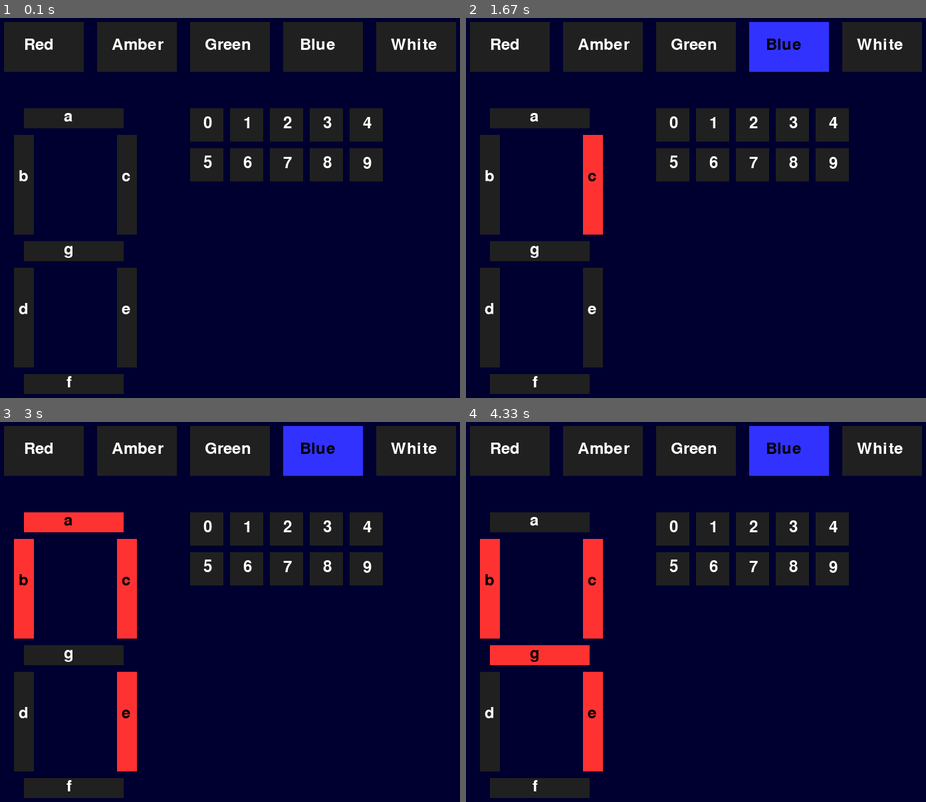
Above: before the commit, frames 1-4 (two rows, left to right).
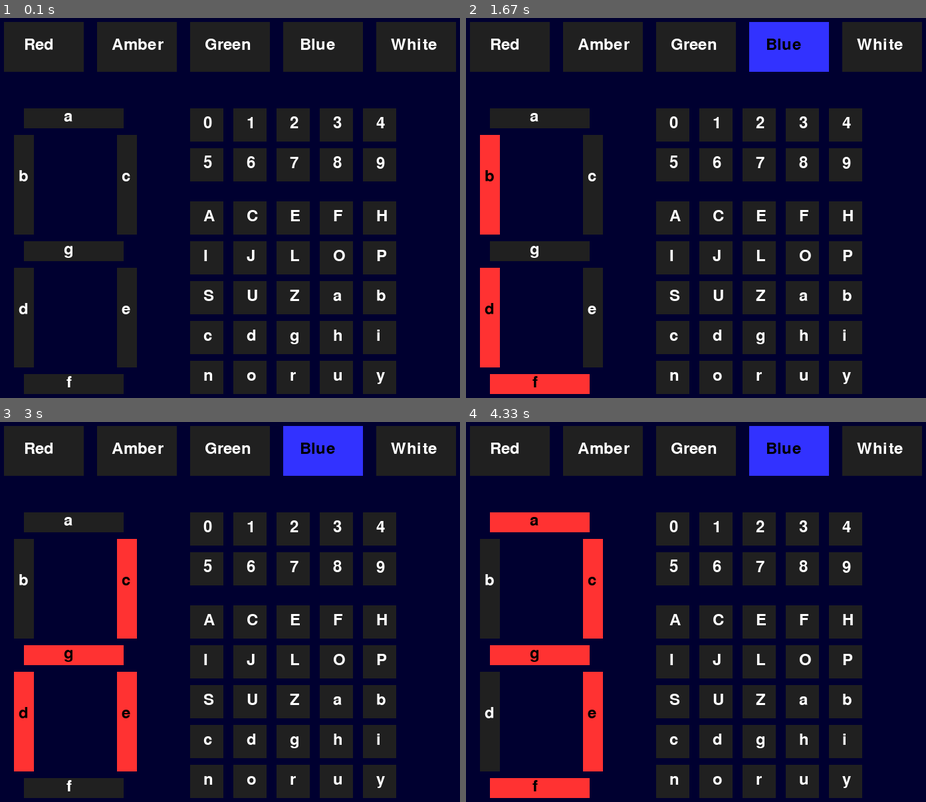
Above: after the commit, the same moments.

Repository: JulianNicholls/Raspberry-Pi-Misc
Game: pygame game, started from python/pygame/led_ui/main.py
The game is run twice, just before and just after one commit, with the same random seed, the same clock (stepped at 60 frames per second) and the same inputs.
Inputs (mouse positions are in pixels of both pictures, inside the frame that each line leads up to):
- Up to frame 1 (0.1 s): no input
- Up to frame 2 (1.67 s): click (705, 215) at 0.38 s; click (585, 219) at 0.72 s; click (778, 71) at 1.05 s; click (765, 249) at 1.38 s
- Up to frame 3 (3 s): click "7" at 1.72 s; click (216, 726) at 2.05 s; click (381, 623) at 2.38 s, where only the run after the commit has a clickable "H"; click "b" at 2.72 s
- Up to frame 4 (4.33 s): click (838, 581) at 3.05 s; click (861, 608) at 3.38 s; click (820, 517) at 4.22 s

The runs differ from the first frame. In frame 1, 19% of the frame differs, in the area x 41-87%, y 23-99%; in frame 2, 23%, in the area x 3-87%, y 23-99%; in frame 3, 23%; in frame 4, 22%.

Commit message:
Add buttons for letters in the led_ui.

Diff:
--- a/python/pygame/led_ui/main.py
+++ b/python/pygame/led_ui/main.py
@@ -47,6 +47,23 @@
 lblue   = ( 50,  50, 255)
 
 
+# Bitmaps for displaying characters on the 7-segment display
+
+digits  = [
+    0b1111110, 0b0010100, 0b1011011, 0b1010111, 0b0110101,  # 0-4
+    0b1100111, 0b1101111, 0b1010100, 0b1111111, 0b1110111,  # 5-9
+]
+
+letters = { # Included: ABCDEFGHIJ LNOP RS U YZ    Missing: KMQTVWX
+    'A': 0b1111101, 'a': 0b1011111, 'b': 0b0101111, 'C': 0b1101010,
+    'c': 0b0001011, 'd': 0b0011111, 'E': 0b1101011, 'F': 0b1101001,
+    'g': 0b1110111, 'H': 0b0111101, 'h': 0b0101101, 'I': 0b0010100,
+    'i': 0b0000100, 'J': 0b0010110, 'L': 0b0101010, 'n': 0b0001101,
+    'O': 0b1111110, 'o': 0b0001111, 'P': 0b1111001, 'r': 0b0001001,
+    'S': 0b1100111, 'U': 0b0111110, 'u': 0b0001110, 'y': 0b0110111,
+    'Z': 0b1011011
+}
+
 #----------------------------------------------------------------------------
 # Initialisation functions
 
@@ -59,9 +76,35 @@
 
     pygame.display.set_caption("LED UI V3")
 
+def add_digit_buttons():
+    top     = 150
+    left    = 300
 
-#----------------------------------------------------------------------------
-# Main
+    for i in range(len(digits)):
+        buttons.append(CharButton(left, top, str(i), button_font, off, 50, 50, 20, 10, digits[i]))
+
+        left += 65
+
+        if left > 580:
+            left = 300
+            top += 60
+
+
+def add_letter_buttons():
+    top     = 290
+    left    = 300
+
+    for ltr in sorted(letters):
+        buttons.append(CharButton(left, top, ltr, button_font, off, 50, 50, 20, 10, letters[ltr]))
+
+        left += 65
+
+        if left > 580:
+            left = 300
+            top += 60
+
+
+#----------------------------------------------------------------------------# Main
 
 initialise_gpio()
 initialise_window()
@@ -93,19 +136,13 @@
     PinButton( 35, 390, 'd', button_font, red, off,  30, 150,  7, 50, pins7[3]),
     PinButton(190, 390, 'e', button_font, red, off,  30, 150,  7, 50, pins7[4]),
     PinButton( 50, 550, 'f', button_font, red, off, 150,  30, 64,  0, pins7[5]),
+]
 
-    CharButton(300, 150, '0', button_font, off, 50, 50, 20, 10, 0b1111110),
-    CharButton(360, 150, '1', button_font, off, 50, 50, 20, 10, 0b0010100),
-    CharButton(420, 150, '2', button_font, off, 50, 50, 20, 10, 0b1011011),
-    CharButton(480, 150, '3', button_font, off, 50, 50, 20, 10, 0b1010111),
-    CharButton(540, 150, '4', button_font, off, 50, 50, 20, 10, 0b0110101),
+# Add buttons for the digits 0-9 and various letters
 
-    CharButton(300, 210, '5', button_font, off, 50, 50, 20, 10, 0b1100111),
-    CharButton(360, 210, '6', button_font, off, 50, 50, 20, 10, 0b1101111),
-    CharButton(420, 210, '7', button_font, off, 50, 50, 20, 10, 0b1010100),
-    CharButton(480, 210, '8', button_font, off, 50, 50, 20, 10, 0b1111111),
-    CharButton(540, 210, '9', button_font, off, 50, 50, 20, 10, 0b1110111),
-]
+add_digit_buttons()
+add_letter_buttons()
+
 
 # Set up the CharButton class with a set of pins
 
Not shown, changed: README.md
